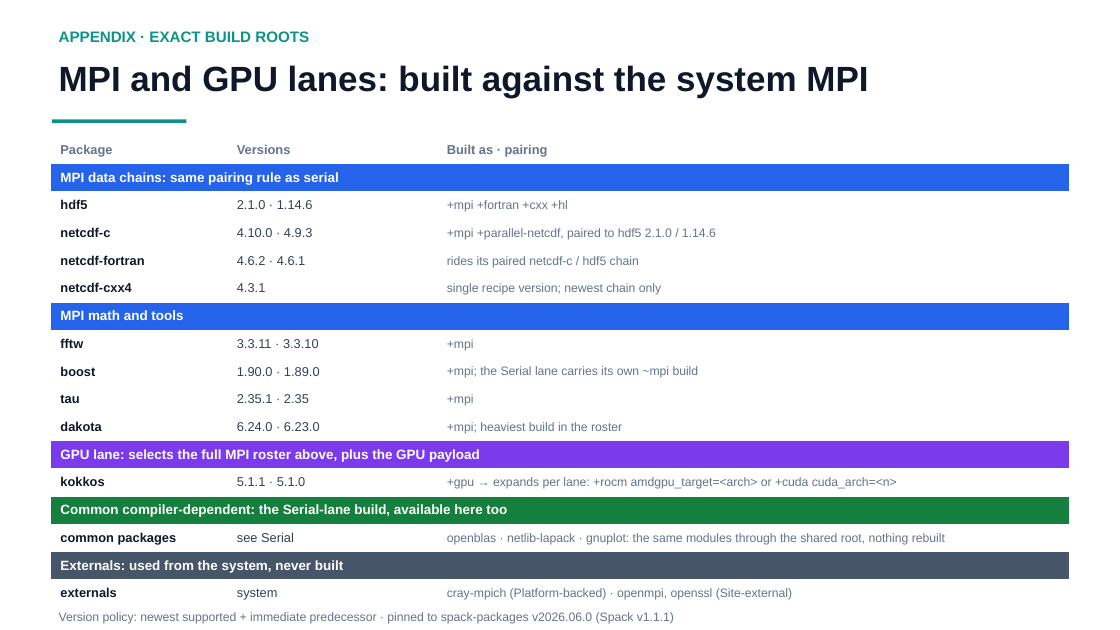
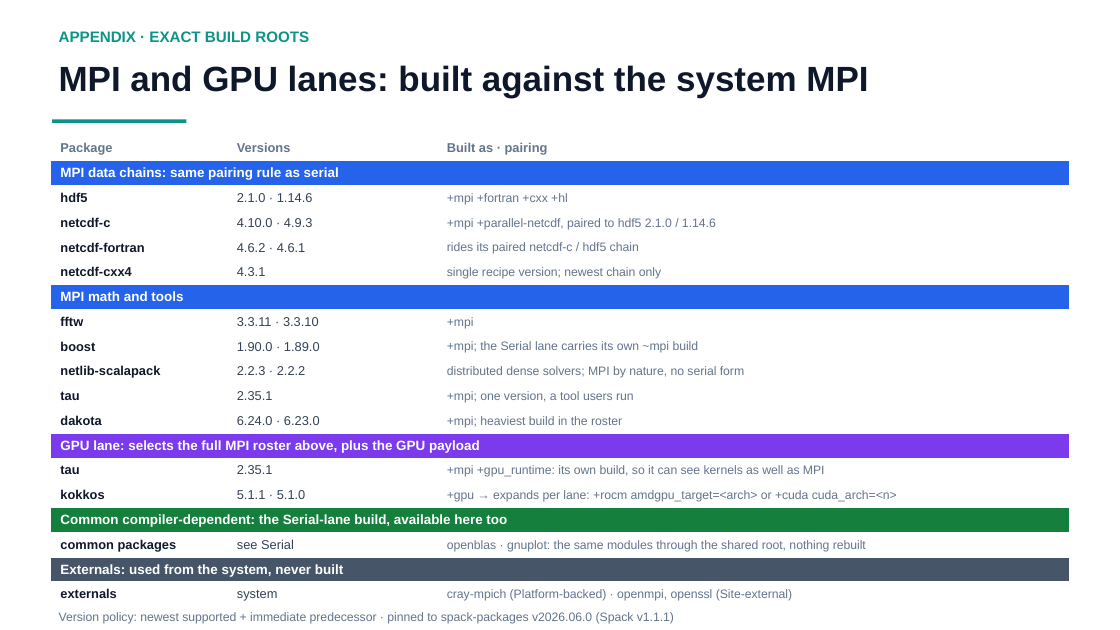
Before and after one commit to ray12514/stack-planning, a slide deck: slide 14 of presentations/cse_lanes_model.pptx. Drawn at 1120x630 pixels with LibreOffice and Linux fonts; fonts in the diff are those of the drawing. Boxes give left, top, right and bottom in pixels: in the first picture for what was removed or moved away, otherwise in the second. Text is boxed around its words. In the diff, an @@ line names an element or a change of style, - is before the commit and + after.

Commit message:
Record the OpenBLAS, ScaLAPACK, and TAU decisions
Rationale doc: netlib-lapack dropped (resolving the review it carried),
netlib-scalapack placed in the MPI lane, tau at one version with its own
GPU-lane build. Schema describes both GPU placeholders. Placement map
and deck appendix follow the roster; the open-questions slide loses the
two items now decided and reframes BLAS as the vendor-library question.

```diff
--- a/presentations/cse_lanes_model.pptx
+++ b/presentations/cse_lanes_model.pptx
@@ table at box(50, 136, 1070, 607) @@
-row 10: tau | 2.35.1 · 2.35 | +mpi
+row 10: netlib-scalapack | 2.2.3 · 2.2.2 | distributed dense solvers; MPI by nature, no serial form
+row 11: tau | 2.35.1 | +mpi; one version, a tool users run
+row 14: tau | 2.35.1 | +mpi +gpu_runtime: its own build, so it can see kernels as well as MPI
-row 17, column 3: openblas · netlib-lapack · gnuplot: the same modules through the shared root, nothing rebuilt
+row 17, column 3: openblas · gnuplot: the same modules through the shared root, nothing rebuilt
```
Also in this commit, not shown: 3 other slides changed, 4 other files.
